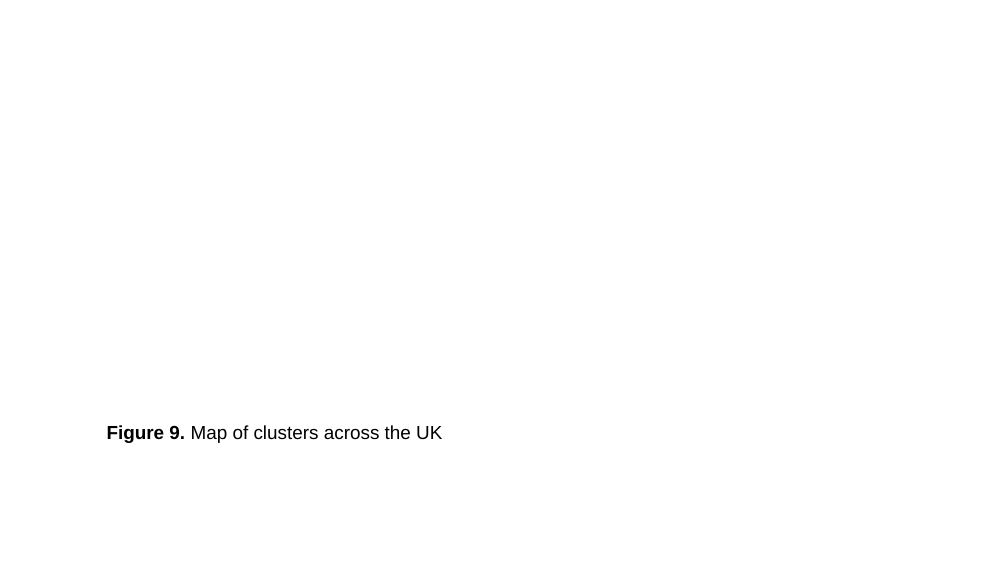
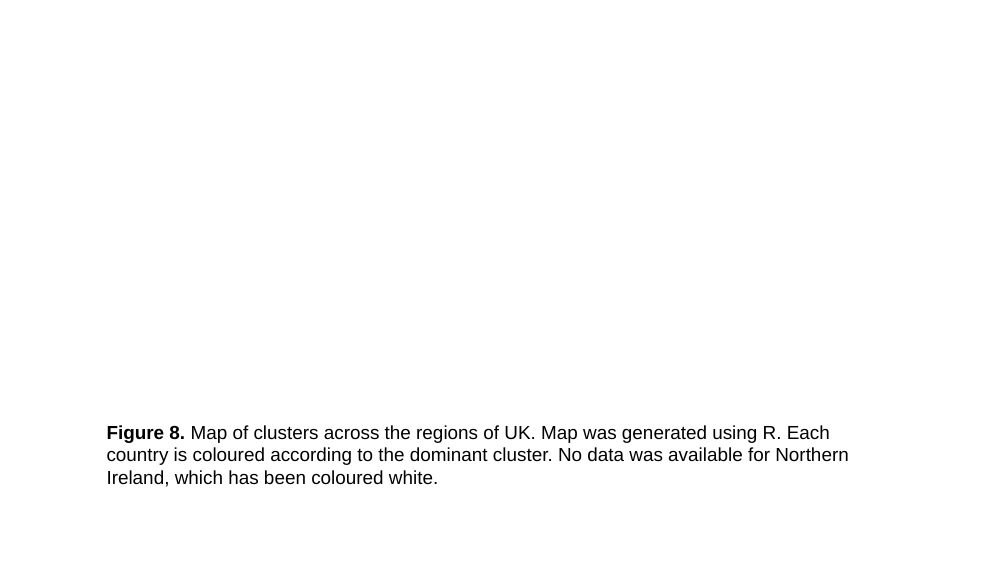
Before and after one commit to sha524/Spike_protein, a slide deck: slide 8 of Plots and Figures/Real plots and figures/Completed figures with captions.pptx (slide 9 before the commit). Drawn at 1008x567 pixels with LibreOffice and Linux fonts; fonts in the diff are those of the drawing. Boxes give left, top, right and bottom in pixels: in the first picture for what was removed or moved away, otherwise in the second. Text is boxed around its words. In the diff, an @@ line names an element or a change of style, - is before the commit and + after.

Commit message:
Figure legends and outline for report

```diff
--- a/Plots and Figures/Real plots and figures/Completed figures with captions.pptx
+++ b/Plots and Figures/Real plots and figures/Completed figures with captions.pptx
@@ text at [107, 425, 848, 487]: text changed @@
-Figure 9. Map of clusters across the UK
+Figure 8. Map of clusters across the regions of UK. Map was generated using R. Each country is coloured according to the dominant cluster. No data was available for Northern Ireland, which has been coloured white.
```
Also in this commit, not shown: 2 other slides changed, 1 slide added, 1 slide removed, 1 other file.
